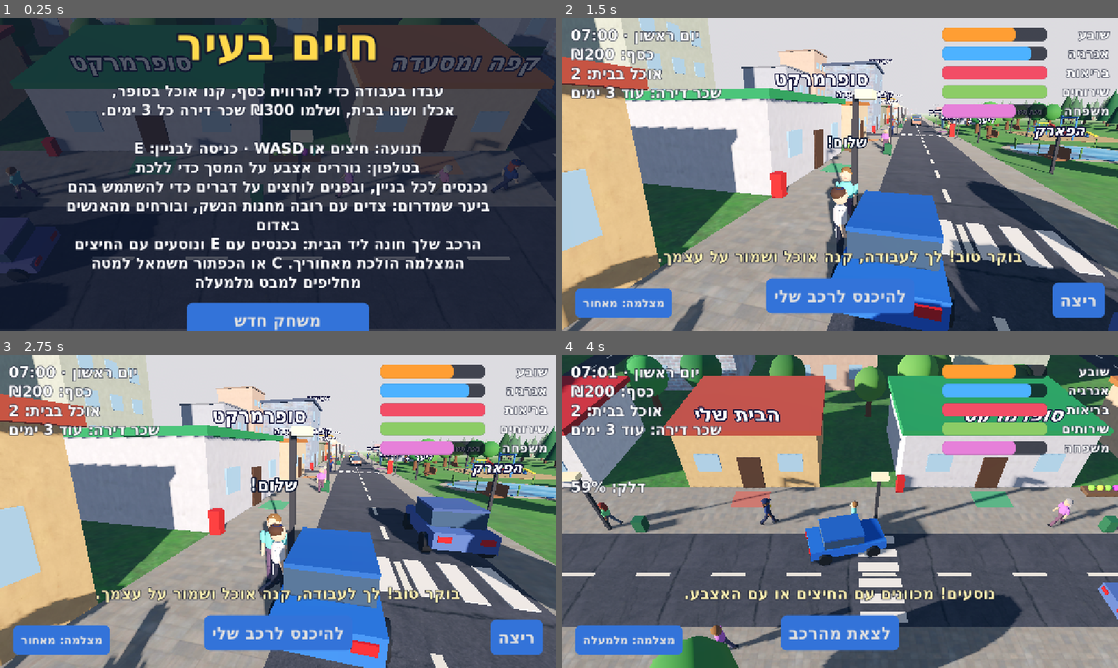
Above: before the commit, frames 1-4 (two rows, left to right).
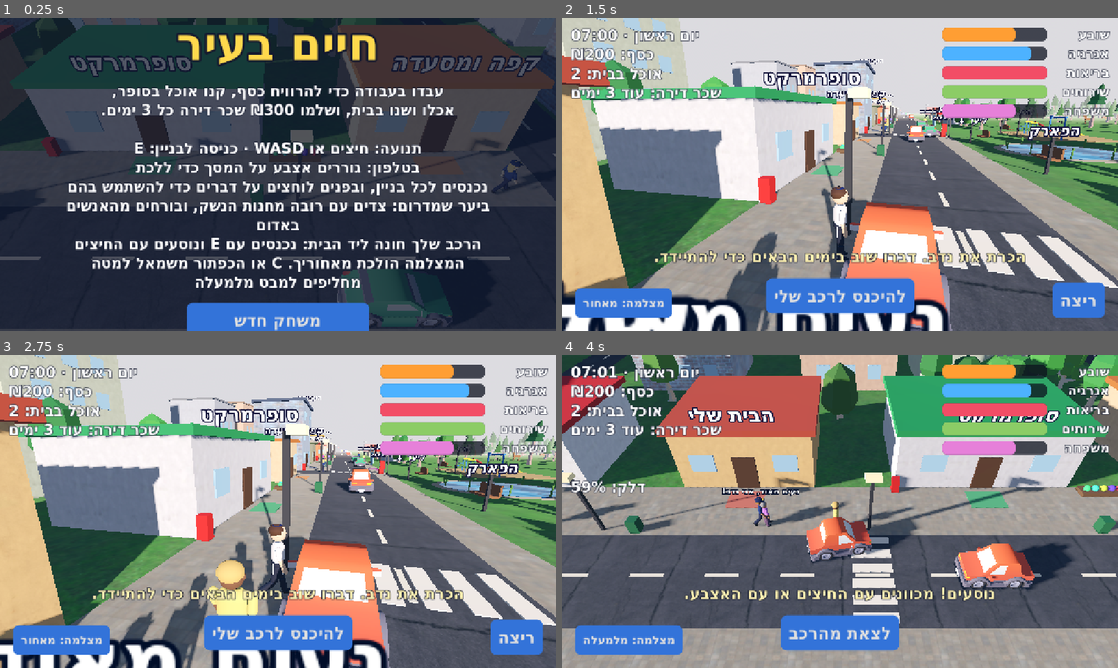
Above: after the commit, the same moments.

Repository: garyjoe/shneyor-games
Game: Godot game, scene res://main.tscn
The game is run twice, just before and just after one commit, with the same random seed, the same clock (stepped at 60 frames per second) and the same inputs.
Inputs (mouse positions are in pixels of both pictures, inside the frame that each line leads up to):
- Up to frame 1 (0.25 s): no input
- Up to frame 2 (1.5 s): tap Enter at 0.5 s; move the mouse to (962, 158) at 0.52 s; hold Right (ui_right) 0.53-1.25 s; hold Shift 0.53-1.25 s; click (962, 158) at 0.67 s; tap Space at 0.77 s; drag from (728, 190) to (812, 237) at 1.27 s
- Up to frame 3 (2.75 s): move the mouse to (333, 442) at 2.02 s; hold Right (ui_right) from 2.03 s (still down); tap 1 at 2.1 s
- Up to frame 4 (4 s): release Right (ui_right) at 2.75 s; drag from (812, 574) to (673, 464) at 2.77 s; move the mouse to (1006, 558) at 3.52 s; hold Left (ui_left) from 3.53 s (still down); tap C at 3.6 s; tap Space at 3.77 s

The runs differ from the first frame. In frame 1, 4.3% of the frame differs, in the area x 0-99%, y 0-100%; in frame 2, 45%, in the area x 0-100%, y 0-100%; in frame 3, 44%; in frame 4, 26%.

Commit message:
Life City: real car and tree models
Cars (the player's four models, showroom, traffic and the police car)
and all trees now use CC0 Kenney models, with the old box shapes kept
as a fallback if a model file is missing. Kit leaves are recoloured to
natural greens. Collisions are unchanged.

Co-Authored-By: Claude Fable 5.2 <noreply@anthropic.com>
Claude-Session: https://claude.ai/code/session_01Dt6dxQhnMkF2JMR9WrQUqG

Diff:
--- a/games/life-city/main.gd
+++ b/games/life-city/main.gd
@@ -87,11 +87,14 @@
 const JEEP := 2
 const CAR_LOT := Vector3(-37, 0, 10.5)
 const CARS: Array[Dictionary] = [
-	{"name": "הרכב הישן", "price": 0, "color": Color(0.15, 0.4, 0.85), "top": 17.0, "use": 1.0, "note": ""},
-	{"name": "משפחתית חדשה", "price": 200, "color": Color(0.8, 0.12, 0.12), "top": 21.0, "use": 0.75, "note": "חסכונית בדלק"},
-	{"name": "ג'יפ", "price": 250, "color": Color(0.2, 0.38, 0.2), "top": 19.0, "use": 1.15, "note": "נוסע גם ביער"},
-	{"name": "מכונית ספורט", "price": 300, "color": Color(0.98, 0.78, 0.1), "top": 28.0, "use": 1.4, "note": "הכי מהירה"},
+	{"name": "הרכב הישן", "price": 0, "model": "sedan", "color": Color(0.15, 0.4, 0.85), "top": 17.0, "use": 1.0, "note": ""},
+	{"name": "משפחתית חדשה", "price": 200, "model": "suv-luxury", "color": Color(0.8, 0.12, 0.12), "top": 21.0, "use": 0.75, "note": "חסכונית בדלק"},
+	{"name": "ג'יפ", "price": 250, "model": "suv", "color": Color(0.2, 0.38, 0.2), "top": 19.0, "use": 1.15, "note": "נוסע גם ביער"},
+	{"name": "מכונית ספורט", "price": 300, "model": "sedan-sports", "color": Color(0.98, 0.78, 0.1), "top": 28.0, "use": 1.4, "note": "הכי מהירה"},
 ]
+const TRAFFIC_MODELS: Array[String] = ["sedan", "suv", "taxi", "van", "hatchback-sports", "truck", "delivery", "suv-luxury", "sedan"]
+const LEAF_TREES: Array[String] = ["tree_default", "tree_oak", "tree_detailed", "tree_fat"]
+const PINE_TREES: Array[String] = ["tree_pineTallA", "tree_pineTallB", "tree_pineDefaultA", "tree_pineRoundC"]
 const GAS_PUMP := Vector3(15, 0, 5.6)
 const SAVE_PATH := "user://life-city.cfg"
 
@@ -252,6 +255,7 @@
 var cam_yaw := PI                  # which way the camera looks (PI = north, as the overhead view does)
 var cam_button: Button
 var tex_cache := {}
+var model_cache := {}
 var water_mat: ShaderMaterial
 var night_lights: Array[OmniLight3D] = []
 var headlight: SpotLight3D
@@ -410,6 +414,16 @@
 
 
 func _tree(pos: Vector3) -> void:
+	_solid(Vector3(0.55, 2.4, 0.55), pos + Vector3(0, 1.2, 0))
+	var r := rng.randf_range(1.3, 1.9)
+	var ready := _model("nature/" + LEAF_TREES[rng.randi() % LEAF_TREES.size()])
+	if ready != null:
+		ready.position = pos
+		ready.rotation.y = rng.randf() * TAU
+		ready.scale = Vector3.ONE * (2.6 + r)
+		_regreen(ready, Color.from_hsv(rng.randf_range(0.27, 0.36), 0.6, rng.randf_range(0.42, 0.6)))
+		_limit(ready, 190.0)
+		return
 	var trunk := CylinderMesh.new()
 	trunk.top_radius = 0.22
 	trunk.bottom_radius = 0.3
@@ -419,9 +433,7 @@
 	t.material_override = _mat(Color(0.42, 0.28, 0.16))
 	t.position = pos + Vector3(0, 1.0, 0)
 	add_child(t)
-	_solid(Vector3(0.55, 2.4, 0.55), pos + Vector3(0, 1.2, 0))
 	var crown := SphereMesh.new()
-	var r := rng.randf_range(1.3, 1.9)
 	crown.radius = r
 	crown.height = r * 2.0
 	crown.radial_segments = 10
@@ -2190,8 +2202,16 @@
 
 func _pine(pos: Vector3) -> void:
 	var h := rng.randf_range(4.0, 7.0)
+	_solid(Vector3(0.6, 2.0, 0.6), pos + Vector3(0, 1.0, 0))
+	var ready := _model("nature/" + PINE_TREES[rng.randi() % PINE_TREES.size()])
+	if ready != null:
+		ready.position = pos
+		ready.rotation.y = rng.randf() * TAU
+		ready.scale = Vector3(1.25, 1.0, 1.25) * (h + 1.2) / 1.6
+		_regreen(ready, Color.from_hsv(rng.randf_range(0.3, 0.38), 0.65, rng.randf_range(0.28, 0.42)))
+		_limit(ready, 190.0)
+		return
 	_box(Vector3(0.35, 1.4, 0.35), pos + Vector3(0, 0.7, 0), _mat(Color(0.33, 0.22, 0.13)))
-	_solid(Vector3(0.6, 2.0, 0.6), pos + Vector3(0, 1.0, 0))
 	var cone := CylinderMesh.new()
 	cone.top_radius = 0.0
 	cone.bottom_radius = h * 0.3
@@ -2522,8 +2542,15 @@
 
 # ----------------------------------------------------------------- cars ----
 
-func _make_car(color: Color) -> Node3D:
+func _make_car(color: Color, kind: String = "") -> Node3D:
 	var n := Node3D.new()
+	if kind == "":
+		kind = TRAFFIC_MODELS[rng.randi() % TRAFFIC_MODELS.size()]
+	var ready := _model("cars/" + kind, n)
+	if ready != null:
+		ready.scale = Vector3.ONE * 1.4          # the kit's cars are small next to our people
+		add_child(n)
+		return n
 	_box(Vector3(1.9, 0.6, 4.2), Vector3(0, 0.7, 0), _mat(color), n)
 	_box(Vector3(1.7, 0.6, 2.2), Vector3(0, 1.3, -0.25), _mat(Color(0.2, 0.3, 0.42)), n)
 	_box(Vector3(1.72, 0.1, 2.22), Vector3(0, 1.62, -0.25), _mat(color.darkened(0.15)), n)
@@ -2553,7 +2580,7 @@
 		pos = car.position
 		car.queue_free()
 	car_model = model
-	car = _make_car(CARS[model]["color"])
+	car = _make_car(CARS[model]["color"], CARS[model]["model"])
 	if model == JEEP:
 		car.scale = Vector3(1.08, 1.25, 1.0)
 	var block := StaticBody3D.new()
@@ -2584,7 +2611,7 @@
 	places.append(dealer)
 	_box(Vector3(2.4, 0.04, 1.4), dealer.door + Vector3(0, 0.05, 0), _mat(Color(0.95, 0.75, 0.2)))
 	for k in range(1, CARS.size()):
-		var show := _make_car(CARS[k]["color"])
+		var show := _make_car(CARS[k]["color"], CARS[k]["model"])
 		if k == JEEP:
 			show.scale = Vector3(1.08, 1.25, 1.0)
 		show.position = CAR_LOT + Vector3(-8.5 + k * 4.25, 0, 1.0)
@@ -4878,11 +4905,12 @@
 
 	# Police station, with a patrol car outside.
 	_building("police", "תחנת משטרה", 0, 13, 6.0, Color(0.82, 0.86, 0.92), Color(0.12, 0.2, 0.45), 0, 24, NORTH_Z - 10.0)
-	var patrol := _make_car(Color(0.95, 0.95, 0.97))
+	var patrol := _make_car(Color(0.95, 0.95, 0.97), "police")
 	patrol.position = Vector3(9, 0, NORTH_Z - 4.6)
 	patrol.rotation.y = PI * 0.5
-	_box(Vector3(1.92, 0.3, 1.2), Vector3(0, 0.75, 0.9), _mat(Color(0.12, 0.2, 0.45)), patrol)
-	_box(Vector3(0.9, 0.16, 0.3), Vector3(0, 1.75, -0.25), _mat(Color(0.2, 0.35, 0.95)), patrol)
+	if patrol.get_child_count() > 1:             # the plain box car gets a blue stripe
+		_box(Vector3(1.92, 0.3, 1.2), Vector3(0, 0.75, 0.9), _mat(Color(0.12, 0.2, 0.45)), patrol)
+		_box(Vector3(0.9, 0.16, 0.3), Vector3(0, 1.75, -0.25), _mat(Color(0.2, 0.35, 0.95)), patrol)
 	_solid(Vector3(4.2, 1.6, 1.9), patrol.position + Vector3(0, 0.8, 0))
 
 	# Houses along the north side of the second street.
@@ -5202,3 +5230,32 @@
 			var at: Vector3 = near_lamps[k][1]
 			lamp.position = at + Vector3(0, 3.9, 0)
 			lamp.light_energy = dark * 2.4
+
+
+## A ready-made model from the models folder, added to the scene (or to "into").
+## Returns null when the file is missing, and the caller then builds the simple shape instead.
+func _model(path: String, into: Node = null) -> Node3D:
+	var file := "res://models/%s.glb" % path
+	if not model_cache.has(file):
+		model_cache[file] = load(file) if ResourceLoader.exists(file) else null
+	var scene: PackedScene = model_cache[file]
+	if scene == null:
+		return null
+	var node := scene.instantiate() as Node3D
+	if into == null:
+		add_child(node)
+	else:
+		into.add_child(node)
+	return node
+
+
+## The kit's leaves are turquoise; paint them a natural green (trunks keep their own colour).
+func _regreen(node: Node, green: Color) -> void:
+	var mi := node as MeshInstance3D
+	if mi != null and mi.mesh != null:
+		for k in mi.mesh.get_surface_count():
+			var was := mi.mesh.surface_get_material(k) as BaseMaterial3D
+			if was != null and was.albedo_color.b > was.albedo_color.r * 1.15:
+				mi.set_surface_override_material(k, _mat(green))
+	for child in node.get_children():
+		_regreen(child, green)
Not shown, added: games/life-city/models/LICENSE.txt
Binary file added: games/life-city/models/cars/Textures/colormap.png
Not shown, added: games/life-city/models/cars/Textures/colormap.png.import
Binary file added: games/life-city/models/cars/delivery.glb
Not shown, added: games/life-city/models/cars/delivery.glb.import
Binary file added: games/life-city/models/cars/hatchback-sports.glb
Not shown, added: games/life-city/models/cars/hatchback-sports.glb.import
Binary file added: games/life-city/models/cars/police.glb
Not shown, added: games/life-city/models/cars/police.glb.import
Binary file added: games/life-city/models/cars/race.glb
Not shown, added: games/life-city/models/cars/race.glb.import
Binary file added: games/life-city/models/cars/sedan-sports.glb
(and 37 more such lines)
